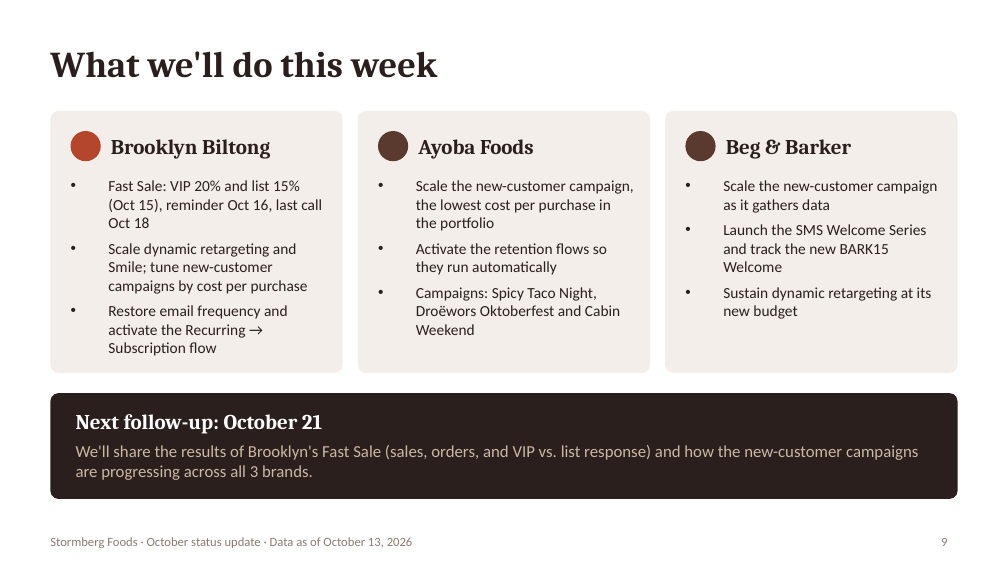
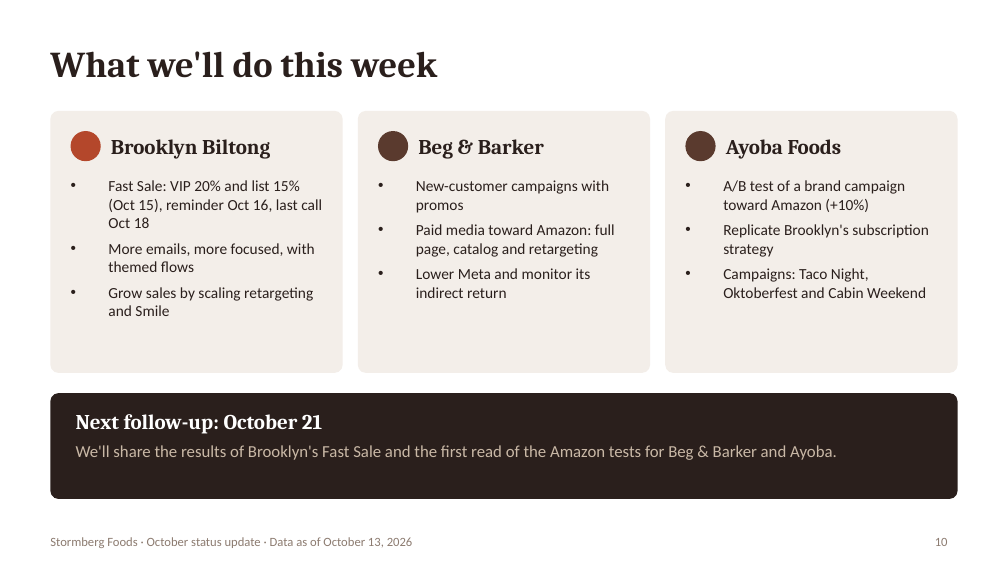
Before and after one commit to YamiCRebold/Stormberg2026, a slide deck: slide 10 of status_ceo/Stormberg_Status_CEO_Oct2026_EN.pptx (slide 9 before the commit). Drawn at 1008x567 pixels with LibreOffice and Linux fonts; fonts in the diff are those of the drawing. Boxes give left, top, right and bottom in pixels: in the first picture for what was removed or moved away, otherwise in the second. Text is boxed around its words. In the diff, an @@ line names an element or a change of style, - is before the commit and + after.

```diff
--- a/status_ceo/Stormberg_Status_CEO_Oct2026_EN.pptx
+++ b/status_ceo/Stormberg_Status_CEO_Oct2026_EN.pptx
@@ text at box(418, 139, 544, 159): text changed @@
-Ayoba Foods
+Beg & Barker
@@ text at box(726, 139, 842, 159): text changed @@
-Beg & Barker
+Ayoba Foods
@@ text at box(416, 180, 615, 298): text changed @@
-• Scale the new-customer campaign, the lowest cost per purchase in the portfolio
-• Activate the retention flows so they run automatically
-• Campaigns: Spicy Taco Night, Droëwors Oktoberfest and Cabin Weekend
+• New-customer campaigns with promos
+• Paid media toward Amazon: full page, catalog and retargeting
+• Lower Meta and monitor its indirect return
@@ text at box(723, 180, 928, 298): text changed @@
-• Scale the new-customer campaign as it gathers data
-• Launch the SMS Welcome Series and track the new BARK15 Welcome
-• Sustain dynamic retargeting at its new budget
+• A/B test of a brand campaign toward Amazon (+10%)
+• Replicate Brooklyn's subscription strategy
+• Campaigns: Taco Night, Oktoberfest and Cabin Weekend
@@ text at box(108, 243, 315, 316): text changed @@
-• Scale dynamic retargeting and Smile; tune new-customer campaigns by cost per purchase
-• Restore email frequency and activate the Recurring → Subscription flow
+• More emails, more focused, with themed flows
+• Grow sales by scaling retargeting and Smile
@@ text at box(76, 445, 837, 460): text changed @@
-We'll share the results of Brooklyn's Fast Sale (sales, orders, and VIP vs. list response) and how the new-customer campaigns are progressing across all 3 brands.
+We'll share the results of Brooklyn's Fast Sale and the first read of the Amazon tests for Beg & Barker and Ayoba.
@@ page number at box(935, 538, 948, 546): text changed @@
-9
+10
```
Also in this commit, not shown: 2 other slides changed, 4 slides added, 1 slide removed, 2 other files.
